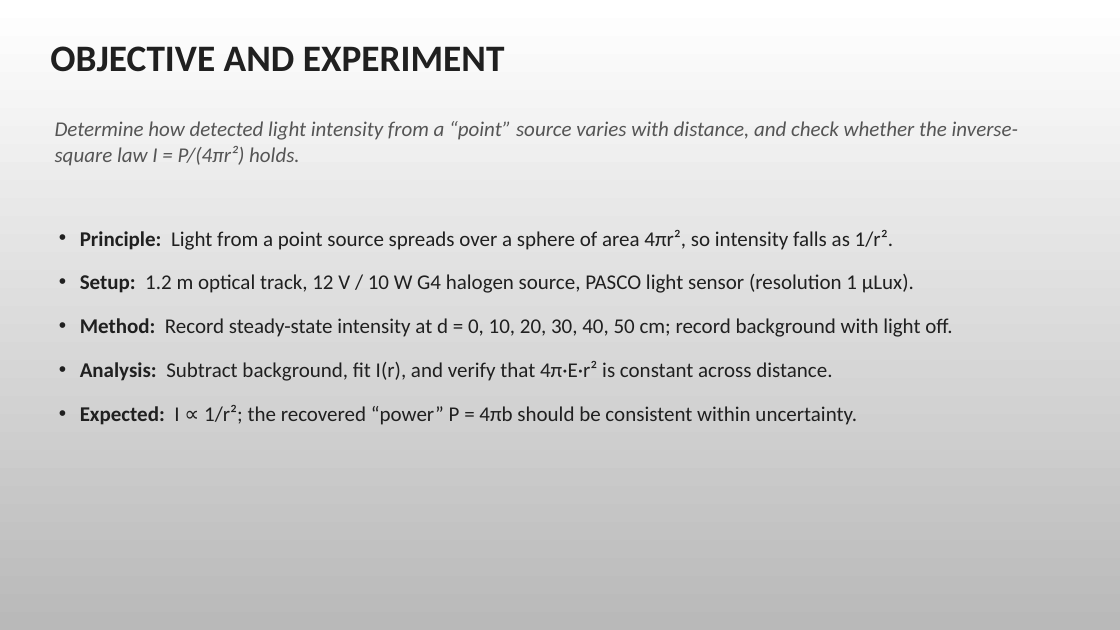
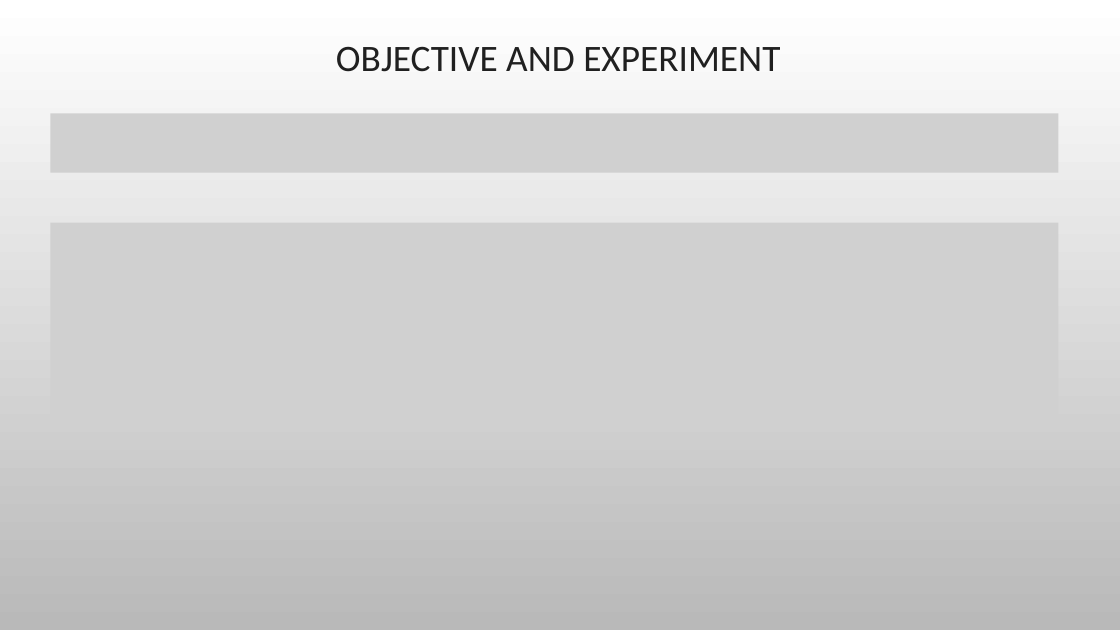
Before and after one commit to wizdaksh/Physics-III-Lab, a slide deck: slide 2 of Light Intensity and Distance/Lab_6_Light_Intensity.pptx. Drawn at 1120x630 pixels with LibreOffice and Linux fonts; fonts in the diff are those of the drawing; grey boxes stand for pictures; background and template pictures are left out. Boxes give left, top, right and bottom in pixels: in the first picture for what was removed or moved away, otherwise in the second. Text is boxed around its words. In the diff, an @@ line names an element or a change of style, - is before the commit and + after.

```diff
--- a/Light Intensity and Distance/Lab_6_Light_Intensity.pptx
+++ b/Light Intensity and Distance/Lab_6_Light_Intensity.pptx
@@ title "OBJECTIVE AND EXPERIMENT" at (x1=336, y1=46, x2=780, y2=72): bold off; alignment left to centre @@
@@ picture added at (x1=50, y1=113, x2=1059, y2=173) @@
@@ text removed at (x1=55, y1=121, x2=1018, y2=166) @@
-Determine how detected light intensity from a “point” source varies with distance, and check whether the inverse-square law I = P/(4πr²) holds.
@@ picture added at (x1=50, y1=223, x2=1059, y2=430) @@
@@ text removed at (x1=80, y1=230, x2=952, y2=425) @@
-• Principle: Light from a point source spreads over a sphere of area 4πr², so intensity falls as 1/r².
-• Setup: 1.2 m optical track, 12 V / 10 W G4 halogen source, PASCO light sensor (resolution 1 µLux).
-• Method: Record steady-state intensity at d = 0, 10, 20, 30, 40, 50 cm; record background with light off.
-• Analysis: Subtract background, fit I(r), and verify that 4π·E·r² is constant across distance.
-• Expected: I ∝ 1/r²; the recovered “power” P = 4πb should be consistent within uncertainty.
```
Also in this commit, not shown: 7 other slides changed, 3 slides added, 1 slide removed, 12 other files.
